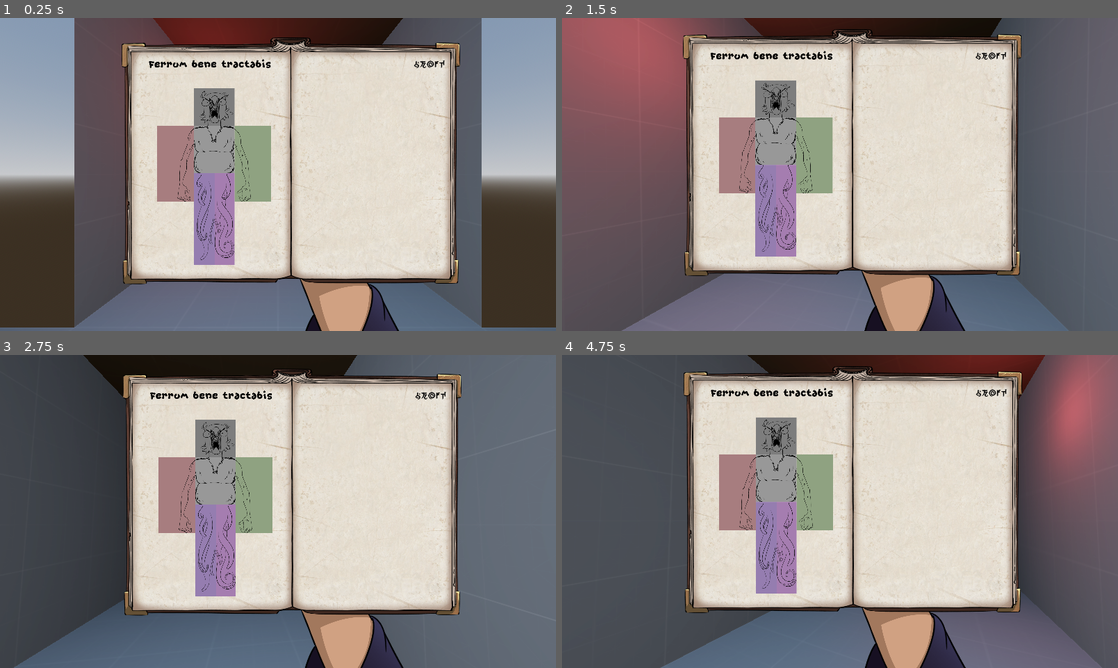
Above: before the commit, frames 1-4 (two rows, left to right).
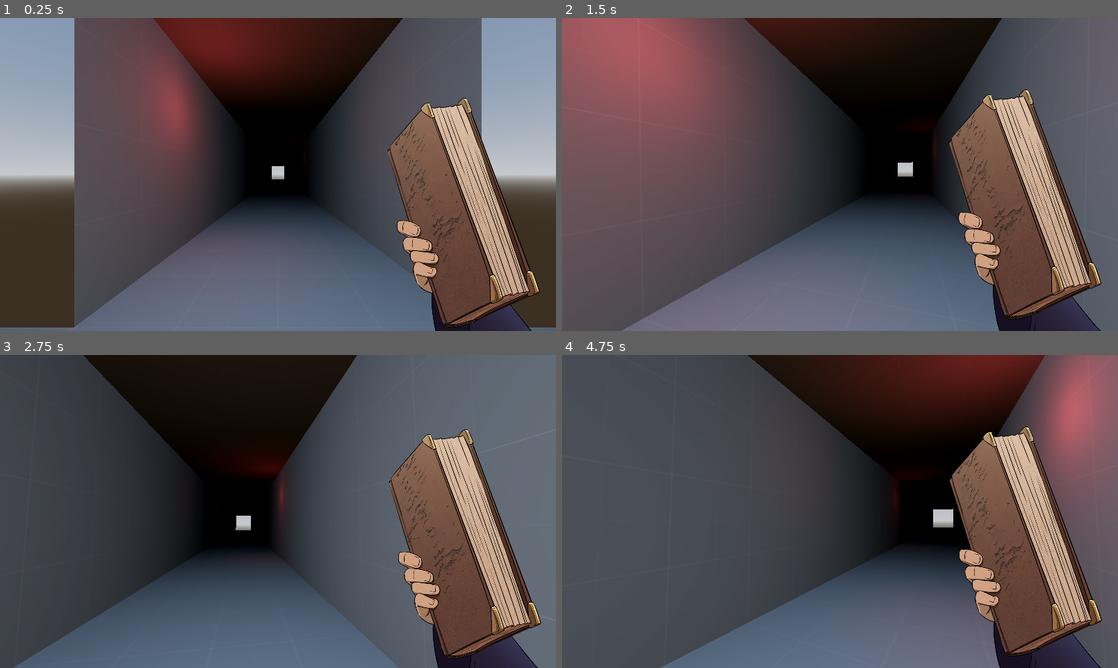
Above: after the commit, the same moments.

Repository: Bigaston/LDJam55
Game: Godot game, scene res://scenes/game/level.tscn
Same seed, same stepped clock (60 frames per second), same inputs: the game is played once before the commit and once after it.
Inputs (mouse positions are in pixels of both pictures, inside the frame that each line leads up to):
- Up to frame 1 (0.25 s): no input
- Up to frame 2 (1.5 s): tap Enter at 0.5 s; move the mouse to (867, 174) at 0.52 s; hold W (move_forward) from 0.53 s (still down); tap Space (use_spell) at 0.6, 1.35 s; move the mouse to (812, 174) at 1.27 s
- Up to frame 3 (2.75 s): keep holding W (move_forward); move the mouse to (289, 505) at 2.02 s; tap Space (use_spell) at 2.1 s
- Up to frame 4 (4.75 s): keep holding W (move_forward); move the mouse to (834, 517) at 2.77 s; tap Space (use_spell) at 2.85, 3.6, 4.35 s; move the mouse to (878, 514) at 3.52 s; move the mouse to (795, 508) at 4.27 s

The runs differ from the first frame. In frame 1, 54% of the frame differs, in the area x 21-98%, y 6-100%; in frame 2, 55%; in frame 3, 55%; in frame 4, 55%, in the area x 21-98%, y 3-100%.

Commit message:
Ajout des sons de bouquins

Diff:
--- a/default_bus_layout.tres
+++ b/default_bus_layout.tres
@@ -1,14 +1,9 @@
-[gd_resource type="AudioBusLayout" load_steps=2 format=3 uid="uid://do2dsh3n3t6jf"]
-
-[sub_resource type="AudioEffectReverb" id="AudioEffectReverb_wyn80"]
-resource_name = "Reverb"
+[gd_resource type="AudioBusLayout" format=3 uid="uid://w6momqq0rft6"]
 
 [resource]
-bus/1/name = &"REV_Hall"
+bus/1/name = &"SFX"
 bus/1/solo = false
 bus/1/mute = false
 bus/1/bypass_fx = false
 bus/1/volume_db = 0.0
 bus/1/send = &"Master"
-bus/1/effect/0/effect = SubResource("AudioEffectReverb_wyn80")
-bus/1/effect/0/enabled = true
--- a/objects/ui/Book.gd
+++ b/objects/ui/Book.gd
@@ -7,6 +7,11 @@
 @export_category("Bobbing Multiplier")
 @export var speed_multiplier: float = 10
 @export var move_multiplier: float = 10
+
+@export_subgroup("Audio")
+@export var book_close: AudioStreamPlayer
+@export var book_open: AudioStreamPlayer
+@export var book_flip: AudioStreamPlayer
 
 signal spell_used(spell)
 
@@ -51,11 +56,15 @@
 
 				open_page(current_page)
 
+				book_flip.play()
+
 		if Input.is_action_just_pressed("book_left"):
 			if current_page > 0:
 				current_page -= 1
 
 				open_page(current_page)
+
+				book_flip.play()
 
 		if Input.is_action_just_pressed("use_spell"):
 			spell_used.emit(spells[current_page])
@@ -66,11 +75,15 @@
 		closed_book.visible = false
 		opened_book.visible = true
 
+		book_open.play()
+
 func close_book():
 	if is_book_open:
 		is_book_open = false
 		closed_book.visible = true
 		opened_book.visible = false
+
+		book_close.play()
 
 func open_page(page_index: int):
 	var spell = spells[page_index]
--- a/objects/ui/Book.tscn
+++ b/objects/ui/Book.tscn
@@ -6,8 +6,11 @@
 [ext_resource type="PackedScene" uid="uid://ckhb0rcx8hdgt" path="res://objects/ui/FinalSpell.tscn" id="3_amhml"]
 [ext_resource type="Texture2D" uid="uid://dtenbjpv75nrw" path="res://resources/textures/book/Book_openHand.png" id="4_ismcc"]
 [ext_resource type="PackedScene" uid="uid://b6o3mvyol3hbo" path="res://objects/ui/BasicSpell.tscn" id="4_oxe52"]
+[ext_resource type="AudioStream" uid="uid://8holnj101r73" path="res://resources/audio/audio streams/UI_Book_Close.tres" id="7_runcb"]
+[ext_resource type="AudioStream" uid="uid://bg2v7qy23cvne" path="res://resources/audio/audio streams/UI_Book_Open.tres" id="8_o7opd"]
+[ext_resource type="AudioStream" uid="uid://c25mg77jaocut" path="res://resources/audio/audio streams/UI_Book_Flip.tres" id="9_qtde5"]
 
-[node name="Book" type="Control" node_paths=PackedStringArray("closed_book", "opened_book")]
+[node name="Book" type="Control" node_paths=PackedStringArray("closed_book", "opened_book", "book_close", "book_open", "book_flip")]
 layout_mode = 3
 anchors_preset = 15
 anchor_right = 1.0
@@ -20,9 +23,11 @@
 closed_book = NodePath("ClosedBook")
 opened_book = NodePath("OpenedBook")
 speed_multiplier = 20.0
+book_close = NodePath("Audio/BookClose")
+book_open = NodePath("Audio/BookOpen")
+book_flip = NodePath("Audio/BookFlip")
 
 [node name="ClosedBook" type="Control" parent="."]
-visible = false
 layout_mode = 1
 anchors_preset = 3
 anchor_left = 1.0
@@ -54,6 +59,7 @@
 stretch_mode = 5
 
 [node name="OpenedBook" type="Control" parent="."]
+visible = false
 layout_mode = 1
 anchors_preset = 7
 anchor_left = 0.5
@@ -91,3 +97,17 @@
 [node name="BasicSpell" parent="OpenedBook" instance=ExtResource("4_oxe52")]
 visible = false
 layout_mode = 1
+
+[node name="Audio" type="Node" parent="."]
+
+[node name="BookClose" type="AudioStreamPlayer" parent="Audio"]
+stream = ExtResource("7_runcb")
+bus = &"SFX"
+
+[node name="BookOpen" type="AudioStreamPlayer" parent="Audio"]
+stream = ExtResource("8_o7opd")
+bus = &"SFX"
+
+[node name="BookFlip" type="AudioStreamPlayer" parent="Audio"]
+stream = ExtResource("9_qtde5")
+bus = &"SFX"
Not shown: 1 places in objects/ui/Book.tscn that only renumber resources
